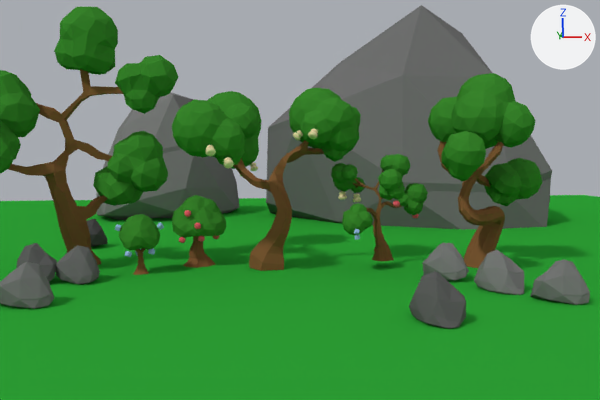
A saved change to the Blender file development/LOCATIONS/Floresta.blend.
One viewpoint serves both versions: the file's camera 'Camera'. Every picture has the same lights, and +X, +Y and +Z are marked at upper right.

In view in the first picture: 'LowPoly Tree 02', 'LowPoly Tree 03', 'LowPoly Tree 04', 'LowPoly Tree 05', 'LowPoly Tree 06', 'Norm_Rock_1_proxy.003', 'Plane', 'Snow_Rock.001_proxy.001', 'Snow_Rock.002_proxy.001', 'Snow_Rock.002_proxy.002', 'Snow_Rock_proxy.000', 'Snow_Rock_proxy.003'.
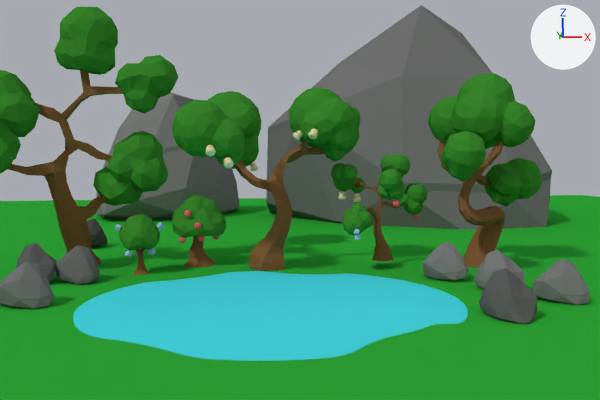
Commit message: Floresta c/lago

Location of each change, [x1, y1, x2, y2] in pixels of the pictures (600 x 400 px):
'Torus_proxy', added (cyan): after [73, 271, 468, 361]
'Norm_Rock_1_proxy.003', moved: before [409, 271, 466, 329]; after [479, 268, 537, 324]

What changed in the scene script:
```text
Add mat_lago_001:
    mat_lago_001 = diffuse_material('Lago.001')
    mat_lago_001.base_color = (0.062, 0.711, 0.8)  # cyan #46dbe7
Add me_torus:
    me_torus.from_pydata(...)  # 526 vertices, 265 faces; spans x -1.82..0.33, y -1.13..0.86, z -0.03..0.24
    me_torus.polygons.foreach_set('use_smooth', [True] * 265)
    me_torus.materials.append(mat_lago_001)  # cyan #46dbe7
Change ob_norm_rock_1_proxy_003:
    ob_norm_rock_1_proxy_003.location: (2.96, -6.22, 0.01) -> (4.75, -6.05, 0.01)
Add ob_torus_proxy:
    ob_torus_proxy = bpy.data.objects.new('Torus_proxy', me_torus)
    ob_torus_proxy.location = (2.87, -3.42, -0.02)
    ob_torus_proxy.scale = (4.53, 4.53, 0.18)
```
